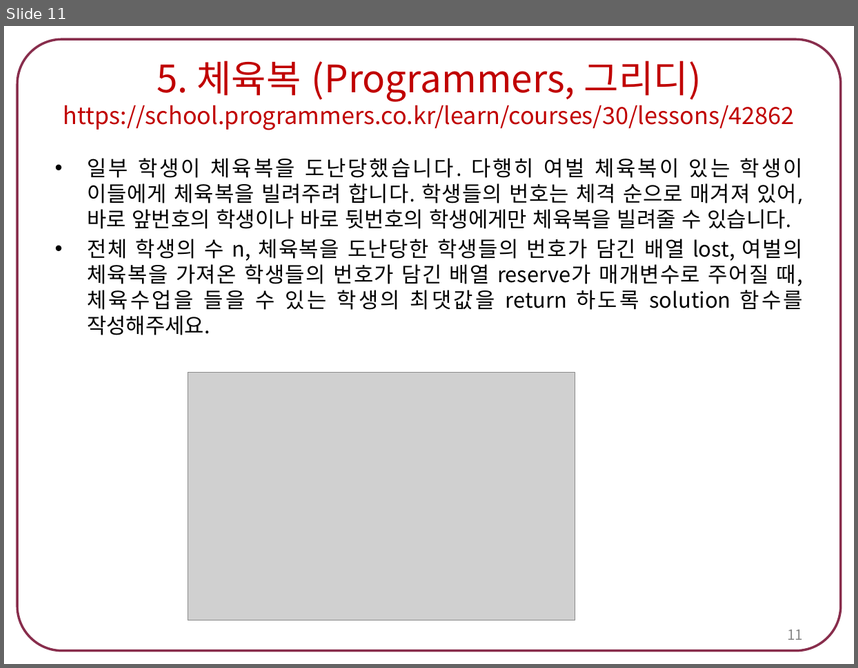
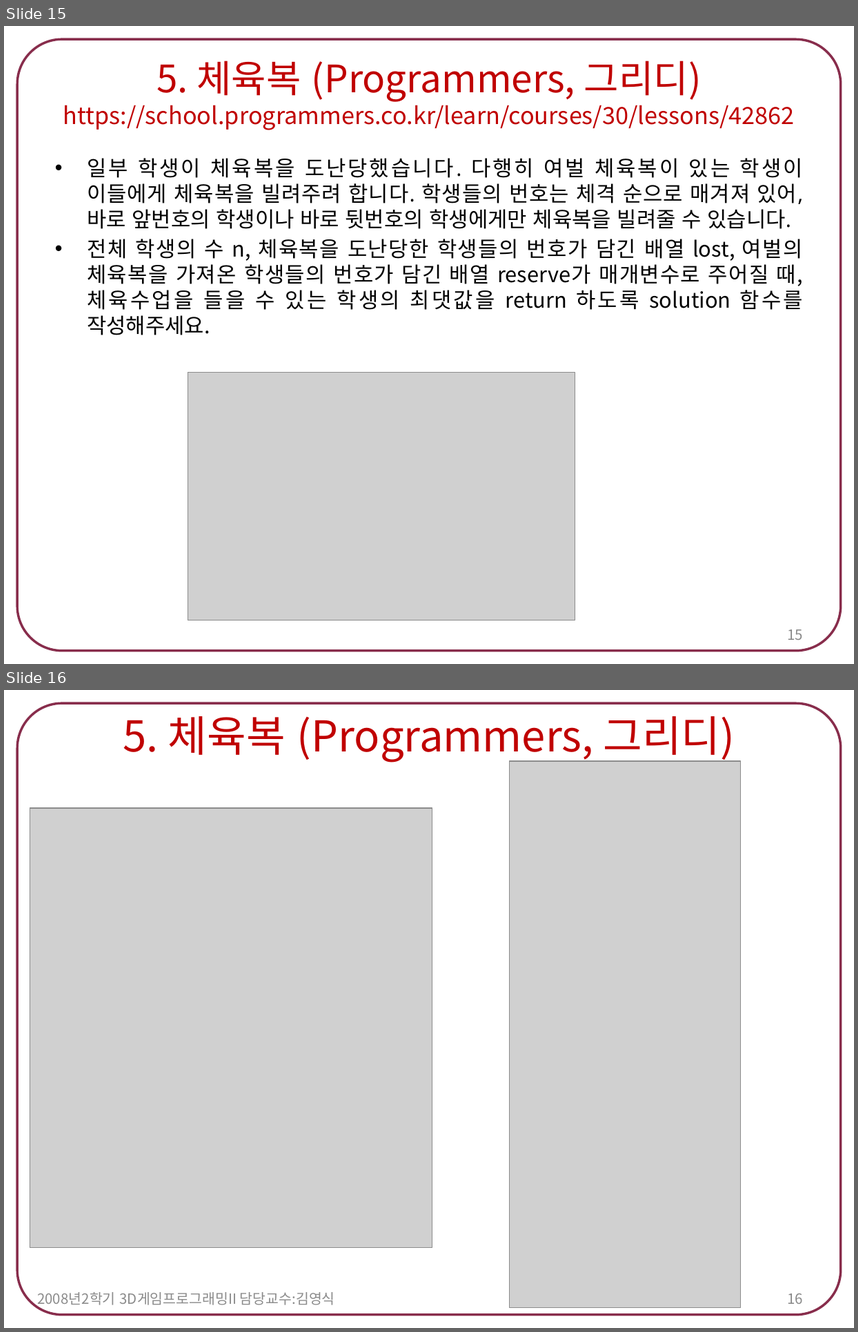
Before and after one commit to tlsdn0403/4-1, a slide deck: 스크립트언어/2021182014 박신우 숙제2.pptx. Shown one above the other, each under a label of ours: slide 11 before the commit, slides 15 and 16 after it. The pictures are 858x668 and 858x1332 pixels, drawn with LibreOffice and Linux fonts; fonts in the diff are those of the drawing; grey boxes stand for pictures. Boxes give left, top, right and bottom in pixels: in the first picture for what was removed or moved away, otherwise in the second. Text is boxed around its words. In the diff, an @@ line names an element or a change of style, - is before the commit and + after.

```diff
--- a/스크립트언어/2021182014 박신우 숙제2.pptx
+++ b/스크립트언어/2021182014 박신우 숙제2.pptx
@@ slide 16 added at (x1=4, y1=690, x2=854, y2=1328), background #FFFFFF; not listed: 1 template element that a slide beside it also shows @@
@@ title added at (x1=123, y1=716, x2=735, y2=762), 36 pt, text #C00000 @@
+5. 체육복 (Programmers, 그리디)
@@ picture added at (x1=509, y1=761, x2=740, y2=1308) @@
@@ picture added at (x1=30, y1=808, x2=432, y2=1248) @@
@@ text added at (x1=37, y1=1292, x2=335, y2=1307), 12 pt, text #8C8C8C @@
+2008년2학기 3D게임프로그래밍II 담당교수:김영식
@@ page number added at (x1=787, y1=1293, x2=803, y2=1303), 12 pt, text #898989 @@
+16
@@ what was slide 11 is now slide 15 @@
@@ page number at (x1=787, y1=629, x2=803, y2=639): text changed @@
-11
+15
```
Also in this commit, not shown: 4 other slides added, 7 other files.
